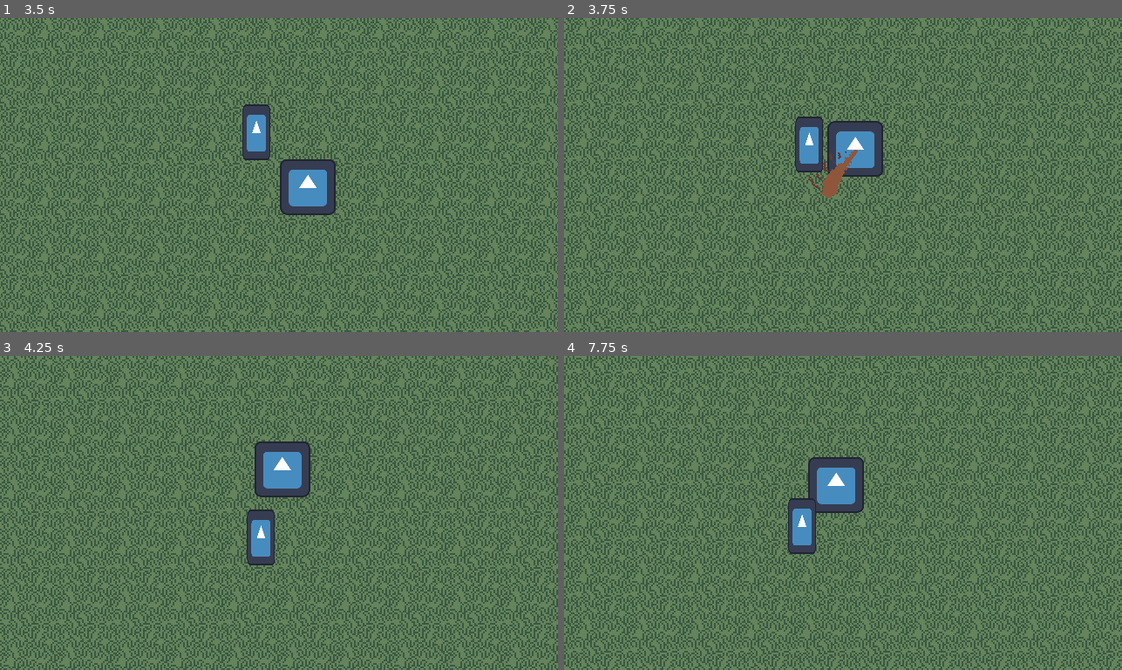
Above: before the commit, frames 1-4 (two rows, left to right).
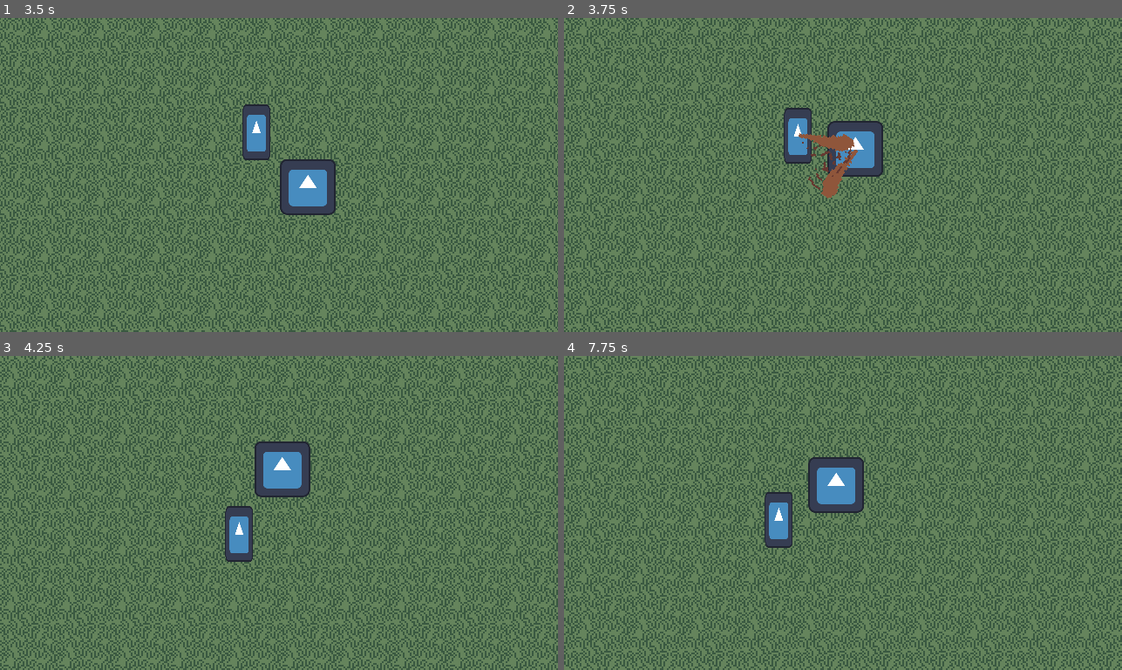
Above: after the commit, the same moments.

Repository: KxUgh/48h-game-jam-game
Game: Godot game, scene res://scenes/main_menu.tscn
The game is run twice, just before and just after one commit, with the same random seed, the same clock (stepped at 60 frames per second) and the same inputs. The engine's default icon, where the game draws it, is replaced by a stand-in: a white triangle on a blue panel in a dark square.
Inputs (mouse positions are in pixels of both pictures, inside the frame that each line leads up to):
- Up to frame 1 (3.5 s): click "Game the Game" at 0.5 s; move the mouse to (401, 159) at 1.27 s; hold D (right) 1.28-2.03 s; click (401, 159) at 1.35 s; move the mouse to (167, 190) at 2.02 s; hold S (down) 2.03-2.78 s; click (167, 190) at 2.1 s; move the mouse to (334, 105) at 2.77 s; hold D (right) from 2.78 s (still down); click (334, 105) at 2.85 s
- Up to frame 2 (3.75 s): move the mouse to (815, 237) at 3.52 s; release D (right) at 3.53 s; hold W (up) from 3.53 s (still down); click (815, 237) at 3.6 s
- Up to frame 3 (4.25 s): keep holding W (up)
- Up to frame 4 (7.75 s): move the mouse to (1010, 560) at 4.27 s; release W (up) at 4.28 s; hold A (left) 4.28-5.78 s; click (1010, 560) at 4.35 s; move the mouse to (675, 465) at 5.02 s; click (675, 465) at 5.1 s; move the mouse to (870, 513) at 5.77 s; hold S (down) 5.78-6.53 s; click (870, 513) at 5.85 s; move the mouse to (759, 434) at 6.52 s; hold D (right) 6.53-7.28 s; click (759, 434) at 6.6 s; move the mouse to (965, 497) at 7.27 s; hold W (up) from 7.28 s (still down); click (965, 497) at 7.35 s

Frame 1 is identical in both runs. In frame 2, 1.5% of the frame differs, in the area x 39-53%, y 28-51%; in frame 3, 1.5%; in frame 4, 1.5%, in the area x 35-46%, y 43-64%.

Commit message:
Caveman can now attack

Diff:
--- a/project.godot
+++ b/project.godot
@@ -51,6 +51,12 @@
 ]
 }
 
+[layer_names]
+
+2d_render/layer_1="environment"
+2d_render/layer_2="players"
+2d_render/layer_3="enemies"
+
 [rendering]
 
 textures/canvas_textures/default_texture_filter=0
--- a/scenes/caveman.tscn
+++ b/scenes/caveman.tscn
@@ -1,18 +1,22 @@
-[gd_scene load_steps=4 format=3 uid="uid://i08j2b1vco1c"]
+[gd_scene load_steps=6 format=3 uid="uid://i08j2b1vco1c"]
 
 [ext_resource type="Script" path="res://scripts/caveman.gd" id="1_0q23h"]
 [ext_resource type="Texture2D" uid="uid://o68a8bjvx1yl" path="res://assets/icon.svg" id="2_w5xib"]
+[ext_resource type="PackedScene" uid="uid://difqlskth1v0q" path="res://scenes/sword.tscn" id="3_nvu0n"]
+[ext_resource type="PackedScene" uid="uid://cgcoauqh6nqty" path="res://scenes/club_attack.tscn" id="4_ik4oq"]
 
 [sub_resource type="CapsuleShape2D" id="CapsuleShape2D_ttnv6"]
 radius = 8.0
 height = 32.0
 
-[node name="Caveman" type="CharacterBody2D" node_paths=PackedStringArray("nav_agent", "nav_timer")]
+[node name="Caveman" type="CharacterBody2D" node_paths=PackedStringArray("nav_agent", "nav_timer", "club")]
 motion_mode = 1
 wall_min_slide_angle = 0.0
 script = ExtResource("1_0q23h")
 nav_agent = NodePath("NavigationAgent2D")
 nav_timer = NodePath("NavTimer")
+club = NodePath("Sword")
+attack_cooldown = 2.0
 speed = 50.0
 
 [node name="CollisionShape2D" type="CollisionShape2D" parent="."]
@@ -27,3 +31,7 @@
 [node name="NavTimer" type="Timer" parent="."]
 wait_time = 0.25
 autostart = true
+
+[node name="Sword" parent="." node_paths=PackedStringArray("weapon_owner") instance=ExtResource("3_nvu0n")]
+slash = ExtResource("4_ik4oq")
+weapon_owner = NodePath("..")
--- a/scripts/caveman.gd
+++ b/scripts/caveman.gd
@@ -2,6 +2,10 @@
 
 @export var nav_agent: NavigationAgent2D
 @export var nav_timer: Timer
+@export var club: Weapon
+@export var attack_cooldown: float
+
+@onready var since_last_attack: float = attack_cooldown
 
 var target: Player
 
@@ -10,10 +14,19 @@
 	nav_timer.timeout.connect(update_nav_agent)
 
 func _physics_process(delta: float) -> void:
+	since_last_attack += delta
+
 	var next_path_position: Vector2 = nav_agent.get_next_path_position()
 	var direction: Vector2 = position.direction_to(next_path_position)
 
-	velocity = direction * speed
+	print(position.distance_to(target.position))
+	if position.distance_to(target.position) > 40:
+		velocity = direction * speed
+	else:
+		velocity = Vector2.ZERO
+		if can_attack():
+			club.attack(position,target.position)
+			since_last_attack = 0
 	move_and_slide()
 
 func find_target() -> void:
@@ -23,3 +36,6 @@
 
 func update_nav_agent() -> void:
 	nav_agent.target_position = target.position
+
+func can_attack() -> bool:
+	return since_last_attack > attack_cooldown
--- a/scripts/club_attack.gd
+++ b/scripts/club_attack.gd
@@ -2,6 +2,6 @@
 
 @export var sprite: AnimatedSprite2D
 
-func _process(delta: float) -> void:
+func _process(_delta: float) -> void:
 	if not sprite.is_playing():
 		queue_free()
--- a/scripts/player.gd
+++ b/scripts/player.gd
@@ -7,7 +7,7 @@
 func _ready() -> void:
 	pass
 
-func _physics_process(delta: float) -> void:
+func _physics_process(_delta: float) -> void:
 	var x_direction: float = Input.get_axis("left","right")
 	var y_direction: float = Input.get_axis("up","down")
 	var direction: Vector2 = Vector2(x_direction,y_direction).normalized()
